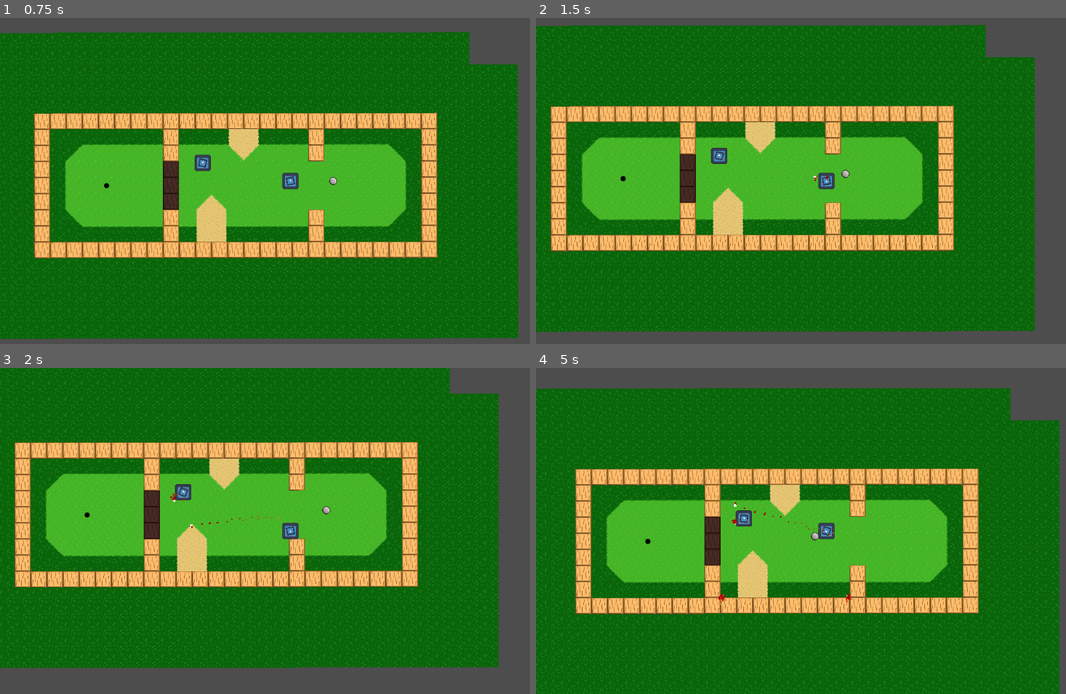
Above: before the commit, frames 1-4 (two rows, left to right).
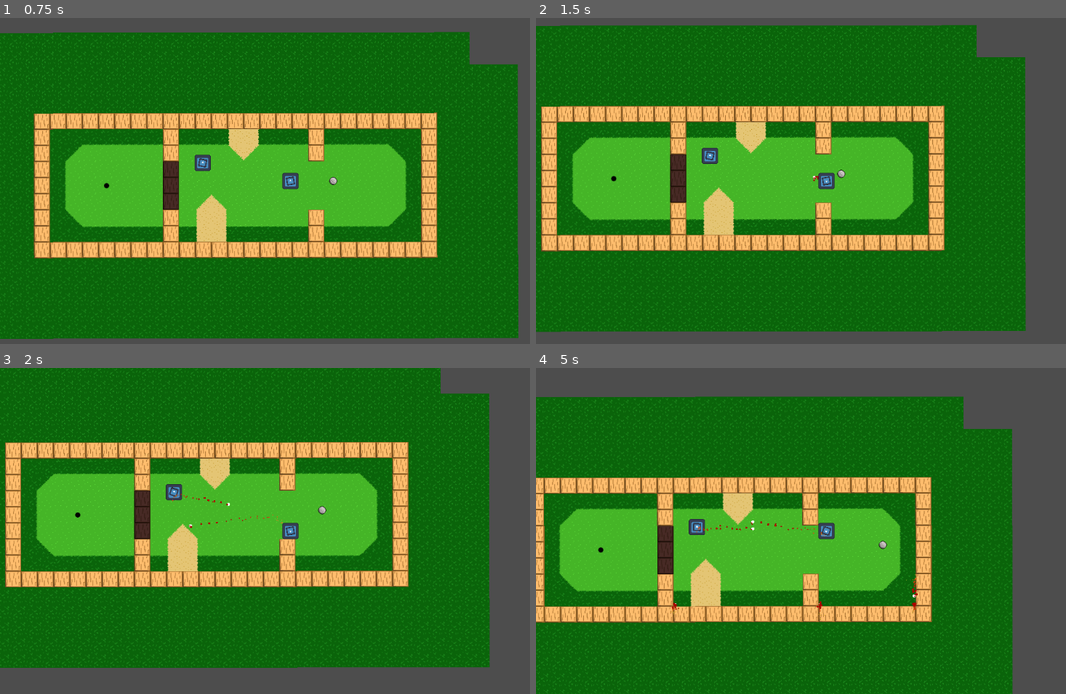
Above: after the commit, the same moments.

Repository: Sabertooth-Software/Bunker-Buster
Game: Godot game, scene res://Scenes/Levels/GolfTiles.tscn
Two runs of this game, one before a commit and one after it. Both use one fixed random seed, a clock stepped at 60 frames per second and the inputs below. The engine's default icon, where the game draws it, is replaced by a stand-in: a white triangle on a blue panel in a dark square.
Inputs (mouse positions are in pixels of both pictures, inside the frame that each line leads up to):
- Up to frame 1 (0.75 s): tap Enter at 0.5 s; move the mouse to (418, 164) at 0.52 s; hold Right (right) from 0.53 s (still down); click (418, 164) at 0.6 s
- Up to frame 2 (1.5 s): move the mouse to (710, 197) at 1.27 s; release Right (right) at 1.28 s; hold S (down) from 1.28 s (still down); tap Space (shoot) at 1.35 s
- Up to frame 3 (2 s): keep holding S (down)
- Up to frame 4 (5 s): move the mouse to (885, 459) at 2.02 s; release S (down) at 2.03 s; hold Right (right) 2.03-2.78 s; click (885, 459) at 2.1 s; move the mouse to (795, 596) at 2.77 s; hold Up (up) 2.78-3.53 s; tap Space (shoot) at 2.85, 4.35 s; move the mouse to (1002, 579) at 3.52 s; hold A (left) from 3.53 s (still down); click (1002, 579) at 3.6 s; move the mouse to (652, 482) at 4.27 s

Frame 1 is identical in both runs. In frame 2, 16% of the frame differs, in the area x 0-95%, y 2-97%; in frame 3, 16%; in frame 4, 37%, in the area x 0-99%, y 6-100%.

Commit message:
Changed layers. Added wall bounciness

Diff:
--- a/Assets/TileMaps/GolfTiles.tres
+++ b/Assets/TileMaps/GolfTiles.tres
@@ -7,6 +7,9 @@
 
 [sub_resource type="TileMapPattern" id="TileMapPattern_soyfk"]
 tile_data = PackedInt32Array(0, 262145, 4, 65536, 327681, 4, 1, 65537, 4, 65537, 1, 4, 2, 65537, 5, 65538, 1, 5)
+
+[sub_resource type="PhysicsMaterial" id="PhysicsMaterial_uxpqv"]
+bounce = 0.3
 
 [sub_resource type="TileSetAtlasSource" id="TileSetAtlasSource_wnhja"]
 texture = ExtResource("1_jsqhq")
@@ -302,6 +305,7 @@
 tile_size = Vector2i(32, 32)
 physics_layer_0/collision_layer = 1
 physics_layer_0/collision_mask = 50
+physics_layer_0/physics_material = SubResource("PhysicsMaterial_uxpqv")
 physics_layer_1/collision_layer = 64
 physics_layer_1/collision_mask = 50
 physics_layer_2/collision_layer = 128
--- a/Scenes/Bullet.tscn
+++ b/Scenes/Bullet.tscn
@@ -12,8 +12,11 @@
 
 [node name="Bullet" type="RigidBody2D"]
 collision_layer = 256
-collision_mask = 19
+collision_mask = 257
 gravity_scale = 2.66454e-15
+continuous_cd = 1
+max_contacts_reported = 5
+contact_monitor = true
 script = ExtResource("1_6j12e")
 
 [node name="CollisionShape2D" type="CollisionShape2D" parent="."]
--- a/Scenes/Characters/Enemies/red_tank.tscn
+++ b/Scenes/Characters/Enemies/red_tank.tscn
@@ -2,7 +2,7 @@
 
 [ext_resource type="PackedScene" uid="uid://dfp2wtw5do8m7" path="res://Scenes/Characters/tank.tscn" id="1_8d7b4"]
 [ext_resource type="Script" path="res://Scripts/Characters/Enemy/EnemyTank.gd" id="1_hmcf7"]
-[ext_resource type="PackedScene" uid="uid://bfc7fafn5cbnj" path="res://Scenes/bullet.tscn" id="3_6ux1k"]
+[ext_resource type="PackedScene" uid="uid://bfc7fafn5cbnj" path="res://Scenes/Bullet.tscn" id="3_6ux1k"]
 
 [node name="RedTank" instance=ExtResource("1_8d7b4")]
 script = ExtResource("1_hmcf7")
--- a/Scenes/Characters/tank.tscn
+++ b/Scenes/Characters/tank.tscn
@@ -8,6 +8,8 @@
 size = Vector2(32, 32)
 
 [node name="Tank" type="CharacterBody2D"]
+collision_layer = 16
+collision_mask = 469
 script = ExtResource("1_lnctx")
 
 [node name="CollisionShape2D" type="CollisionShape2D" parent="."]
--- a/Scenes/Levels/test_scene.tscn
+++ b/Scenes/Levels/test_scene.tscn
@@ -12,6 +12,8 @@
 texture = ExtResource("2_fwsmc")
 
 [node name="RedTank" parent="." node_paths=PackedStringArray("target") instance=ExtResource("3_hgk18")]
+collision_layer = 1
+collision_mask = 1
 target = NodePath("")
 
 [node name="Tank" parent="." instance=ExtResource("2_lwngh")]
--- a/Scenes/Objects/golf_ball.tscn
+++ b/Scenes/Objects/golf_ball.tscn
@@ -11,8 +11,9 @@
 
 [node name="GolfBall" type="RigidBody2D"]
 collision_layer = 32
-collision_mask = 209
+collision_mask = 17
 gravity_scale = 2.66454e-15
+continuous_cd = 1
 script = ExtResource("1_ka2a0")
 
 [node name="Sprite2D" type="Sprite2D" parent="."]
Not shown: 1 places in Assets/TileMaps/GolfTiles.tres that only renumber resources
